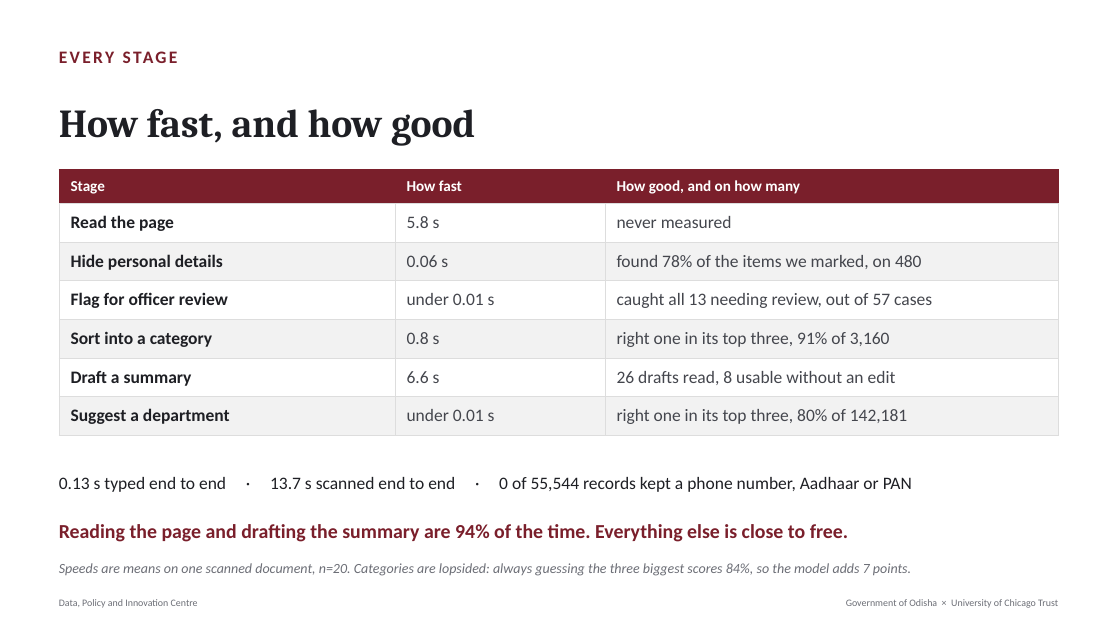
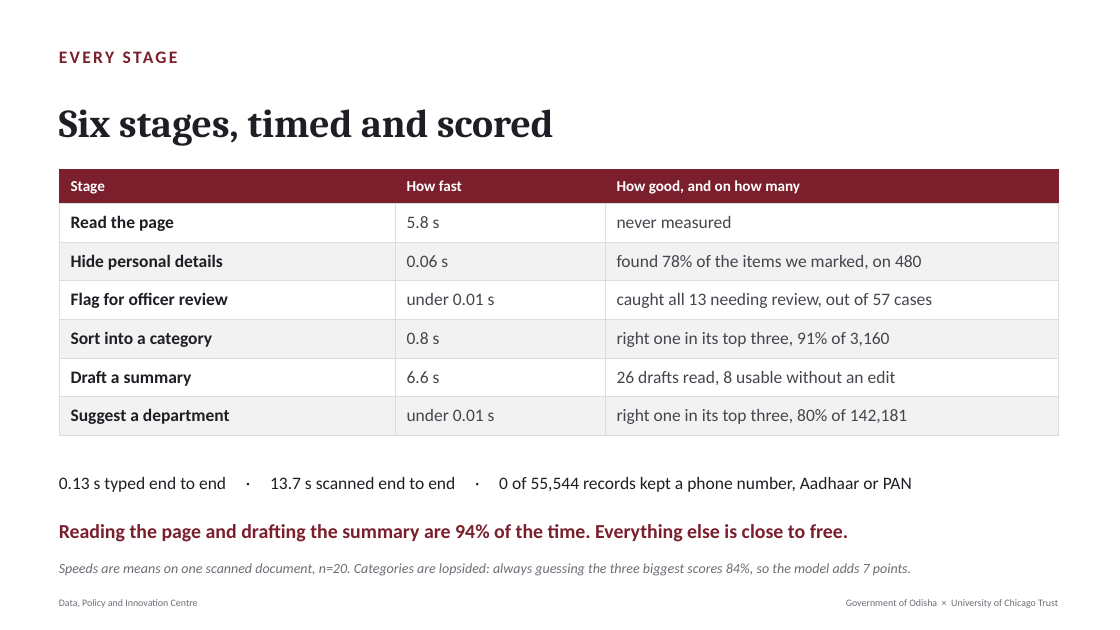
Before and after one commit to Data-Policy-and-Innovation-Centre/janasunani, a slide deck: slide 4 of docs/presentations/2026-08-24-timing-quality/Janasunani_2.0_Timing_and_Quality.pptx. Drawn at 1120x630 pixels with LibreOffice and Linux fonts; fonts in the diff are those of the drawing. Boxes give left, top, right and bottom in pixels: in the first picture for what was removed or moved away, otherwise in the second. Text is boxed around its words. In the diff, an @@ line names an element or a change of style, - is before the commit and + after.

```diff
--- a/docs/presentations/2026-08-24-timing-quality/Janasunani_2.0_Timing_and_Quality.pptx
+++ b/docs/presentations/2026-08-24-timing-quality/Janasunani_2.0_Timing_and_Quality.pptx
@@ text at bbox=[59, 109, 553, 146]: text changed @@
-How fast, and how good
+Six stages, timed and scored
```
Also in this commit, not shown: 6 other slides changed, 5 other files.
